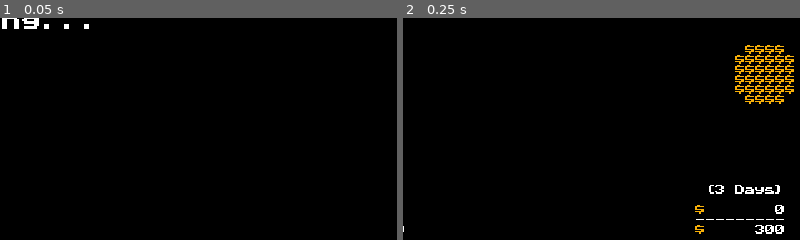
Above: before the commit, frames 1-2 (left to right).
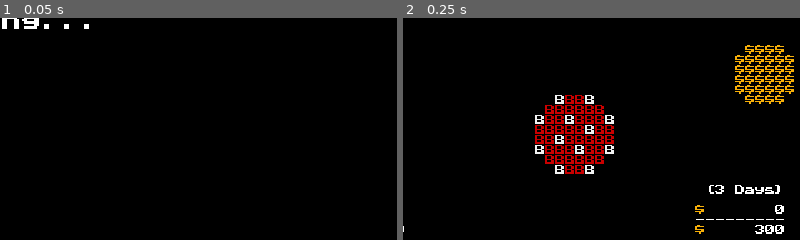
Above: after the commit, the same moments.

Repository: w00tyd00d/Roguemin
Game: Godot game, scene res://prefabs/main.tscn
Two runs of this game, one before a commit and one after it. Both use one fixed random seed, a clock stepped at 60 frames per second and the inputs below.
Inputs:
- Up to frame 1 (0.05 s): no input
- Up to frame 2 (0.25 s): no input
The pictures show only the part of the screen within x 50-100%, y 50-100%; the shares and areas given below are measured in that part.

Frame 1 is identical in both runs. In frame 2, 3.4% of the frame differs, in the area x 33-54%, y 34-71%.
Error before the commit: Parse Error: Cannot infer the type of "unit" variable because the value doesn't have a set type. (res://scripts/entities/enemy.gd:103)
Error after the commit: Invalid call. Nonexistent function '_update_glyph' in base 'Nil'. (res://scripts/states/unit/unit_idle.gd:11)

Commit message:
Adjusted MTE radius logic; Added SpottyRedSleep state

Diff:
--- a/prefabs/entities/spotty_red.tscn
+++ b/prefabs/entities/spotty_red.tscn
@@ -6,7 +6,6 @@
 [node name="SpottyRed" instance=ExtResource("1_py6cd")]
 tile_map_data = PackedByteArray("AAAAAAMAAAACAAEAAQAAAAQAAAATAAEAAQABAAIAAAACAAEAAQABAAMAAAACAAEAAgABAAQAAAATAAEAAQACAA …(1136 unchanged characters)…
 script = ExtResource("2_ua3uv")
-fov_type = 0
 sight_range = 8
 wander_distance = 15
 attack_range = 4
@@ -15,6 +14,7 @@
 current_health = 1000
 
 [node name="AttackIndicator" parent="." index="0"]
+visible = false
 tile_map_data = PackedByteArray("AAAAAAEAAAAYAAEAAwABAAAAAAAYAAEAAwD//wAAAAAYAAEAAwAAAP//AAAYAAEAAwAAAAAAAAAYAAEAAwA=")
 
 [node name="BackgroundLayer" parent="AttackIndicator" index="0"]
--- a/scripts/entities/enemy.gd
+++ b/scripts/entities/enemy.gd
@@ -100,7 +100,7 @@
 
 
 func get_closest_target() -> Entity:
-    var unit := world.unit_container.get_closest_unit_to(grid_position)
+    var unit := GameState.unit_manager.get_closest_unit_to(grid_position)
     if not unit:
         var dist := Util.chebyshev_distance(player.grid_position, grid_position)
         return player if dist <= sight_range + radius else null
--- a/scripts/entities/multi_tile_entity.gd
+++ b/scripts/entities/multi_tile_entity.gd
@@ -57,6 +57,19 @@
 
 func _ready() -> void:
     add_to_group(&"entities")
+
+
+func distance_to(pos: Vector2i, radial := false) -> float:
+    var cpos := grid_position
+
+    if _is_even:
+        if pos.x < grid_position.x: cpos.x -= 1
+        if pos.y < grid_position.y: cpos.y -= 1
+
+    if radial:
+        return maxf(0, cpos.distance_to(pos) - radius)
+
+    return maxf(0, Util.chebyshev_distance(cpos, pos) - radius)
 
 
 func delete() -> void:
@@ -104,14 +117,14 @@
     return res
 
 
-func within_radius(pos: Vector2i) -> bool:
-    var dir := Direction.by_delta(grid_position, pos)
-    var offset := Vector2i()
-    if _is_even:
-        offset.x = -1 if dir.x < 0 else 0
-        offset.y = -1 if dir.y < 0 else 0
-
-    return pos.distance_to(grid_position + offset) < radius
+# func within_radius(pos: Vector2i) -> bool:
+#     var dir := Direction.by_delta(grid_position, pos)
+#     var offset := Vector2i()
+#     if _is_even:
+#         offset.x = -1 if dir.x < 0 else 0
+#         offset.y = -1 if dir.y < 0 else 0
+
+#     return pos.distance_to(grid_position + offset) < radius
 
 
 func add_carrier(unit: Unit) -> bool:
@@ -188,7 +201,9 @@
 func _scan() -> void:
     # FOR NOW, WE ASSUME ALL RECTS ARE SQUARES
     var size := get_used_rect().size
-    radius = ceili(size.x / 2.0)
+
+    @warning_ignore("integer_division")
+    radius = size.x / 2 - 1
 
     var cx := 0.0 if size.x % 2 == 0 else 0.5
     var cy := 0.0 if size.y % 2 == 0 else 0.5
--- a/scripts/states/spotty_red/spotty_red_sleep.gd
+++ b/scripts/states/spotty_red/spotty_red_sleep.gd
@@ -1,4 +1,6 @@
 class_name SpottyRedSleep extends State
+
+const DISTURB_RADIUS := 2.0
 
 
 func _init():
@@ -26,10 +28,20 @@
 
 
 # Attempts to perform an action to consume energy
-func do_action(ent: Entity) -> Array:
-    # Returns array of values:
-    #   [0]: bool, Result of the action
-    #   [1]: States.Enum, OPTIONAL new state
+func do_action(_ent: Entity) -> Array:
+    var ent := _ent as Enemy
+    var mgr := GameState.unit_manager
+    var unit := mgr.get_closest_unit_to(ent.grid_position, true)
+
+    if not unit:
+        return [false]
+
+    var dist := ent.distance_to(unit.grid_position, true)
+
+    if dist <= DISTURB_RADIUS:
+        ent.target_entity = unit
+        return [true, States.SpottyRed.CHASE]
+
     return [false]
 
 
--- a/scripts/world/world.gd
+++ b/scripts/world/world.gd
@@ -157,7 +157,6 @@
     var tile_pos := grid_pos % Globals.CHUNK_SIZE
 
     return get_chunk(chunk_pos).reveal_fog_of_war(tile_pos)
-
 
 
 func get_closest_empty_tiles_at(
